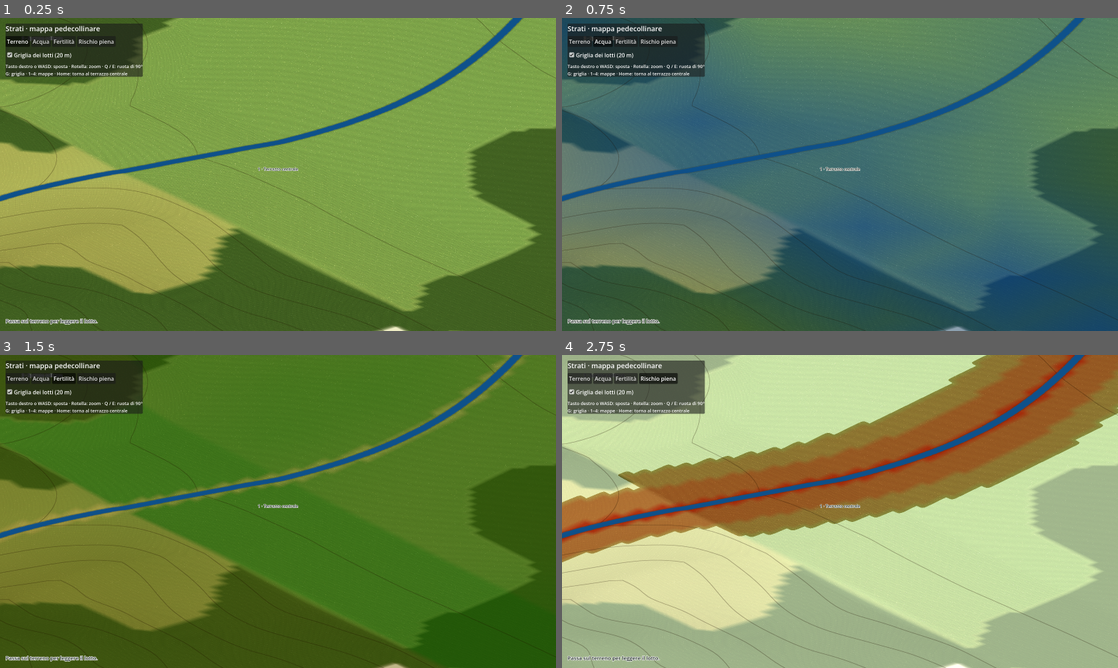
Above: before the commit, frames 1-4 (two rows, left to right).
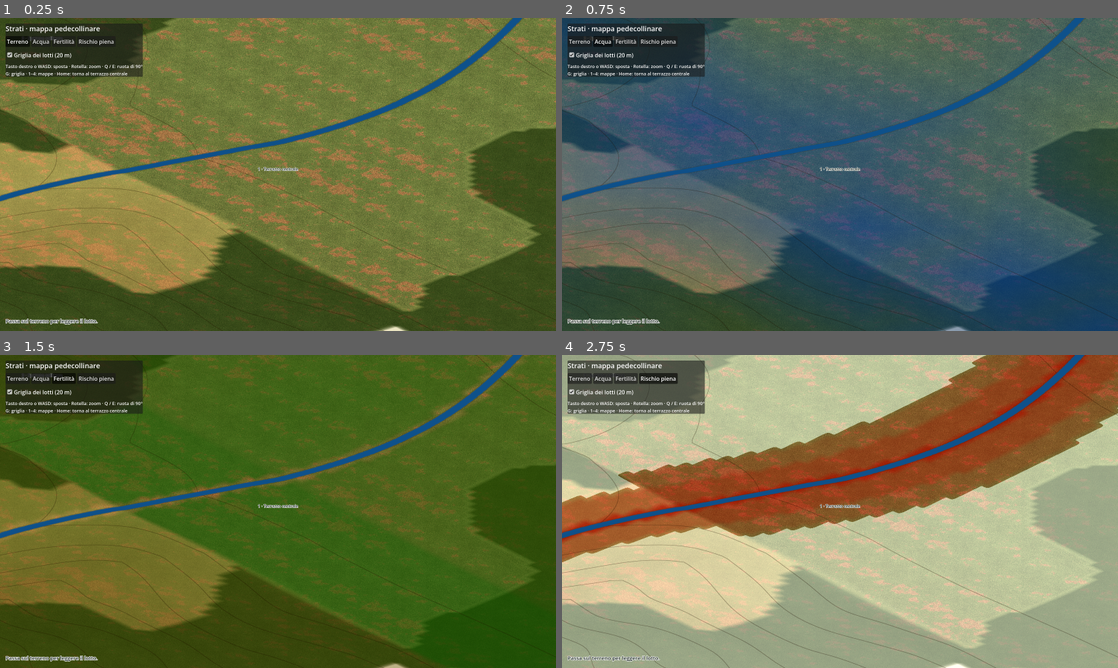
Above: after the commit, the same moments.

Repository: Elpoppius/Strati
Game: Godot game, scene res://scene/principale.tscn
Two runs of this game, one before a commit and one after it. Both use one fixed random seed, a clock stepped at 60 frames per second and the inputs below.
Inputs:
- Up to frame 1 (0.25 s): no input
- Up to frame 2 (0.75 s): click "Acqua" at 0.5 s
- Up to frame 3 (1.5 s): click "Fertilità" at 1.25 s
- Up to frame 4 (2.75 s): click "Rischio piena" at 2 s

The runs differ from the first frame. In frame 1, 66% of the frame differs, in the area x 0-100%, y 0-100%; in frame 2, 27%; in frame 3, 8.1%; in frame 4, 37%.

Commit message:
Prova di stile, terza versione: alberi a lobi con foglie singole e normali sferiche, cinque specie con arbusti, prato a fili con chiazze secche, zoom fino a 40 m, piani di taglio stretti per le ombre
Co-Authored-By: Claude Opus 5.5 <noreply@anthropic.com>
Claude-Session: https://claude.ai/code/session_01N4eDGmuEoEcJQdC5u5KEMd

Diff:
--- a/gioco/script/camera_isometrica.gd
+++ b/gioco/script/camera_isometrica.gd
@@ -5,7 +5,7 @@
 
 const INCLINAZIONE := -30.0
 const DISTANZA := 20000.0
-const DIM_MIN := 120.0
+const DIM_MIN := 40.0
 const DIM_MAX := 12000.0
 
 var camera: Camera3D
@@ -97,3 +97,8 @@
 		var b := Basis.from_euler(Vector3(deg_to_rad(INCLINAZIONE), deg_to_rad(yaw), 0.0))
 		camera.transform = Transform3D(b, b.z * DISTANZA)
 		camera.size = dimensione
+		# Piani di taglio stretti attorno al terreno visibile: le ombre coprono solo quella fetta
+		# e restano nitide anche da vicino (la camera sta lontanissima, la profondità utile è poca).
+		var margine := dimensione + 80.0 + clampf(dimensione * 0.3, 0.0, 900.0)
+		camera.near = maxf(10.0, DISTANZA - margine)
+		camera.far = DISTANZA + margine
--- a/gioco/script/principale.gd
+++ b/gioco/script/principale.gd
@@ -11,6 +11,7 @@
 var dati: MappaDati
 var terreno: Terreno
 var cam: CameraIsometrica
+var sole: DirectionalLight3D
 var modo := 0
 var griglia_attiva := true
 var lotto_corrente := Vector2i(-1, -1)
@@ -45,11 +46,13 @@
 
 
 func _crea_ambiente() -> void:
-	var sole := DirectionalLight3D.new()
+	sole = DirectionalLight3D.new()
 	sole.name = "Sole"
 	sole.rotation_degrees = Vector3(-50.0, 35.0, 0.0)
 	sole.light_energy = 0.95
 	sole.shadow_enabled = true
+	# Una sola mappa d'ombra sulla fetta visibile (vedi CameraIsometrica.aggiorna).
+	sole.directional_shadow_mode = DirectionalLight3D.SHADOW_ORTHOGONAL
 	sole.directional_shadow_max_distance = 12000.0
 	add_child(sole)
 	var amb := Environment.new()
@@ -147,6 +150,8 @@
 	if griglia_attiva:
 		alfa = clampf(remap(cam.dimensione, 900.0, 400.0, 0.0, 0.45), 0.0, 0.45)
 	terreno.materiale.set_shader_parameter("alfa_griglia", alfa)
+	if sole and cam.camera:
+		sole.directional_shadow_max_distance = cam.camera.far
 
 
 func _unhandled_input(ev: InputEvent) -> void:
--- a/gioco/script/terreno.gd
+++ b/gioco/script/terreno.gd
@@ -72,6 +72,8 @@
 	materiale.set_shader_parameter("acque", ImageTexture.create_from_image(img_acque))
 	materiale.set_shader_parameter("esagerazione", esag)
 	materiale.set_shader_parameter("suolo", load("res://asset/texture/erba.png"))
+	materiale.set_shader_parameter("suolo_secco", load("res://asset/texture/erba_secca.png"))
+	materiale.set_shader_parameter("macchie", load("res://asset/texture/macchie.png"))
 	material_override = materiale
 
 
--- a/gioco/shader/terreno.gdshader
+++ b/gioco/shader/terreno.gdshader
@@ -9,6 +9,10 @@
 uniform int modo = 0;
 // Texture del suolo, ripetuta ogni lato_suolo metri; realismo 0 = colori da plastico, 1 = suolo verosimile.
 uniform sampler2D suolo : source_color, filter_linear_mipmap, repeat_enable;
+// Erba secca delle chiazze incolte e maschera a bassa frequenza che le distribuisce.
+uniform sampler2D suolo_secco : source_color, filter_linear_mipmap, repeat_enable;
+uniform sampler2D macchie : filter_linear_mipmap, repeat_enable;
+uniform float soglia_secco = 0.65;
 uniform float lato_suolo = 9.0;
 uniform float realismo = 1.0;
 uniform float esagerazione = 1.5;
@@ -29,13 +33,24 @@
 void fragment() {
 	// I colori dei vertici sono in sRGB: si convertono in lineare per l'illuminazione.
 	vec3 base = pow(COLOR.rgb, vec3(2.2));
-	// Suolo verosimile: la texture dell'erba, tinta dal colore della zona (più secca in collina, più verde in pianura).
-	vec3 tex_suolo = texture(suolo, pos_mondo.xz / lato_suolo).rgb;
-	vec3 tex_largo = texture(suolo, pos_mondo.xz / (lato_suolo * 7.3)).rgb;
+	// Suolo verosimile: erba fine, con una seconda lettura ruotata e una maschera lenta
+	// che spezzano la ripetizione; chiazze di erba secca; tinta della zona (più secca in collina).
+	vec2 uv = pos_mondo.xz / lato_suolo;
+	mat2 ruota = mat2(vec2(0.8, 0.6), vec2(-0.6, 0.8));
+	float m_vicina = texture(macchie, ruota * pos_mondo.xz / 71.0).r;
+	float m_lontana = texture(macchie, pos_mondo.xz / 233.0 + vec2(0.37, 0.11)).r;
+	// Scala del chilometro: alterna zone più secche e più verdi, così da lontano non si vede la ripetizione.
+	float m_grande = texture(macchie, ruota * pos_mondo.xz / 1370.0 + vec2(0.61, 0.23)).r;
+	vec3 erba = mix(texture(suolo, uv).rgb, texture(suolo, ruota * uv * 0.83 + vec2(0.31, 0.57)).rgb, smoothstep(0.38, 0.62, m_vicina));
+	vec3 secca = texture(suolo_secco, ruota * uv * 1.07).rgb;
 	float lum = max(dot(base, vec3(0.333)), 1e-3);
 	vec3 tinta = base / lum;
-	vec3 verosimile = tex_suolo * mix(vec3(1.0), tex_largo / max(dot(tex_largo, vec3(0.333)), 1e-3), 0.35) * mix(vec3(1.0), tinta, 0.3) * 0.78;
-	verosimile = mix(vec3(dot(verosimile, vec3(0.299, 0.587, 0.114))), verosimile, 0.72);
+	// Dove la zona è già gialla (colline asciutte) le chiazze secche si allargano.
+	float aridita = clamp((tinta.r - tinta.g) * 0.8, 0.0, 0.05);
+	float quanto_secco = smoothstep(soglia_secco - 0.035, soglia_secco + 0.04, m_lontana * 0.6 + m_vicina * 0.4 + (m_grande - 0.5) * 0.4 + aridita);
+	vec3 verosimile = mix(erba, secca, quanto_secco) * (0.86 + 0.28 * m_lontana);
+	verosimile *= mix(vec3(1.0), tinta, 0.25) * 0.74;
+	verosimile = mix(vec3(dot(verosimile, vec3(0.299, 0.587, 0.114))), verosimile, 0.8);
 	base = mix(base, verosimile, realismo * COLOR.a);
 	vec4 t = texture(tematici, UV);
 	vec3 col = base;
--- a/gioco/test/foto_asset.gd
+++ b/gioco/test/foto_asset.gd
@@ -13,8 +13,13 @@
 	"casa_lunga_media": Vector3(-14, 0, 4),
 	"capanna_tonda": Vector3(6, 0, 12),
 	"granaio_su_pali": Vector3(4, 0, -2),
-	"quercia_1": Vector3(-6, 0, -20),
-	"quercia_2": Vector3(20, 0, -10),
+	"cespuglio_1": Vector3(-4, 0, 6),
+	"cespuglio_2": Vector3(-22, 0, -6),
+	"quercia_1": Vector3(-8, 0, -22),
+	"quercia_2": Vector3(14, 0, -18),
+	"carpino_1": Vector3(-20, 0, -18),
+	"pioppo_1": Vector3(30, 0, 8),
+	"acero_autunno": Vector3(2, 0, -30),
 }
 
 
Binary file added: gioco/asset/prove_stile/acero_autunno.glb
Not shown, added: gioco/asset/prove_stile/acero_autunno.glb.import
Binary file added: gioco/asset/prove_stile/acero_autunno_corteccia.png
Not shown, changed: gioco/asset/prove_stile/acero_autunno_corteccia.png.import
Binary file added: gioco/asset/prove_stile/acero_autunno_foglie_autunno.png
Not shown, added: gioco/asset/prove_stile/acero_autunno_foglie_autunno.png.import
Binary file changed: gioco/asset/prove_stile/capanna_tonda.glb
Binary file added: gioco/asset/prove_stile/carpino_1.glb
Not shown, added: gioco/asset/prove_stile/carpino_1.glb.import
Binary file added: gioco/asset/prove_stile/carpino_1_corteccia.png
Not shown, added: gioco/asset/prove_stile/carpino_1_corteccia.png.import
Binary file added: gioco/asset/prove_stile/carpino_1_foglie_carpino.png
(and 46 more such lines)
